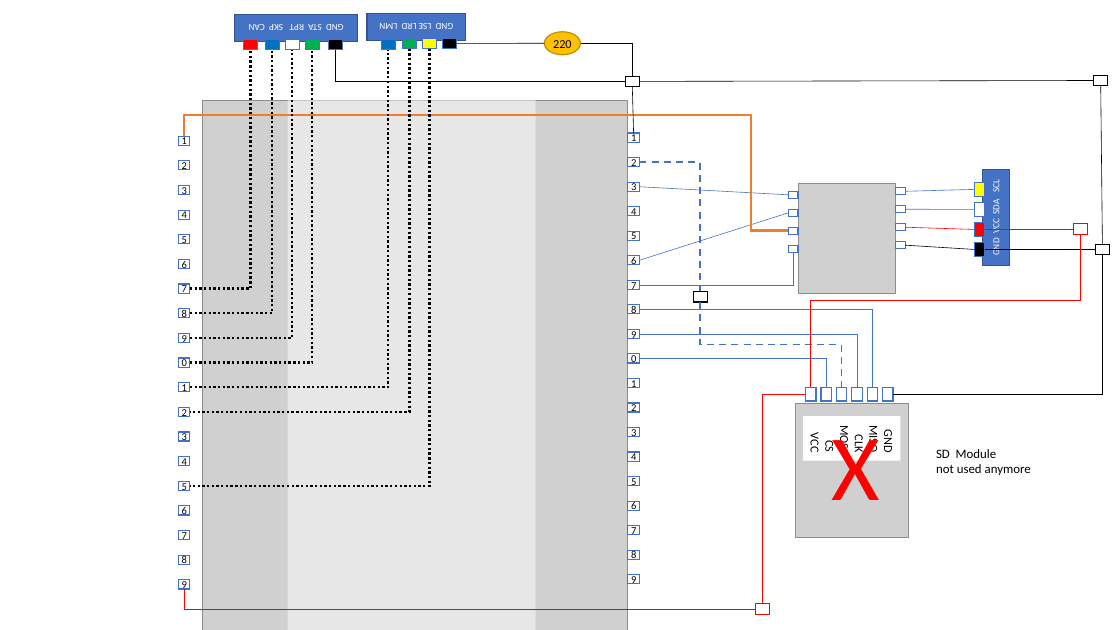
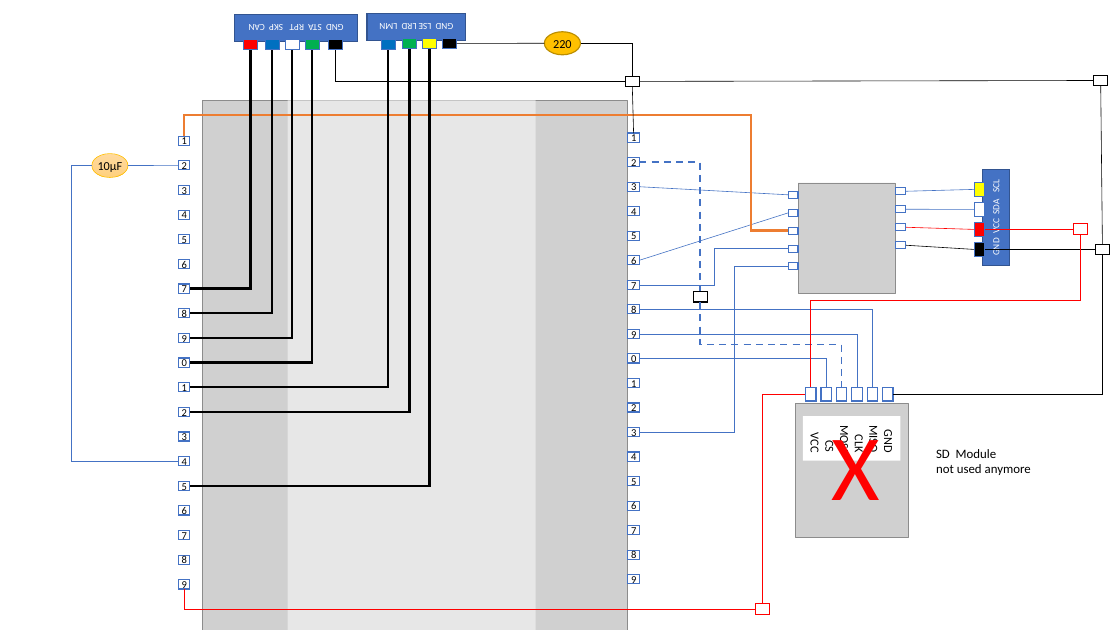
Before and after one commit to jeskes/activityboard, a slide deck: slide 49 of Activityboard.pptx (slide 48 before the commit). Drawn at 1120x630 pixels with LibreOffice and Linux fonts; fonts in the diff are those of the drawing; grey boxes stand for pictures. Boxes give left, top, right and bottom in pixels: in the first picture for what was removed or moved away, otherwise in the second. Text is boxed around its words. In the diff, an @@ line names an element or a change of style, - is before the commit and + after.

```diff
--- a/Activityboard.pptx
+++ b/Activityboard.pptx
@@ elbow line (190, 387) - (388, 50): stroke #000000 2 pt dashed to #000000 2 pt @@
@@ elbow line (190, 363) - (313, 50): stroke #000000 2 pt dashed to #000000 2 pt @@
@@ elbow line (190, 338) - (292, 50): stroke #000000 2 pt dashed to #000000 2 pt @@
@@ elbow line (190, 313) - (272, 50): stroke #000000 2 pt dashed to #000000 2 pt @@
@@ elbow line (190, 289) - (250, 50): stroke #000000 2 pt dashed to #000000 2 pt @@
@@ elbow line (429, 49) - (190, 486): stroke #000000 2 pt dashed to #000000 2 pt @@
@@ elbow line (410, 49) - (190, 412): stroke #000000 2 pt dashed to #000000 2 pt @@
@@ elbow line added from (92, 166) to (178, 461), #4472C4 0.5 pt @@
@@ ellipse added at [92,154,128,177], fill gradient #FFDB9E to #FFD590 to #FFD07C, outline #FFC000 0.5 pt, 10.5 pt, text #000000 @@
+10µF
@@ line added from (178, 166) to (128, 166), #4472C4 0.5 pt @@
@@ elbow line moved from (793, 252) - (639, 285) to (789, 249) - (639, 285) @@
@@ elbow line added from (789, 266) to (639, 432), #4472C4 0.5 pt @@
@@ rectangle added at [789,263,798,270], fill #FFFFFF, outline #4472C4 1 pt @@
```
Also in this commit, not shown: 9 other slides changed, 1 slide added.
